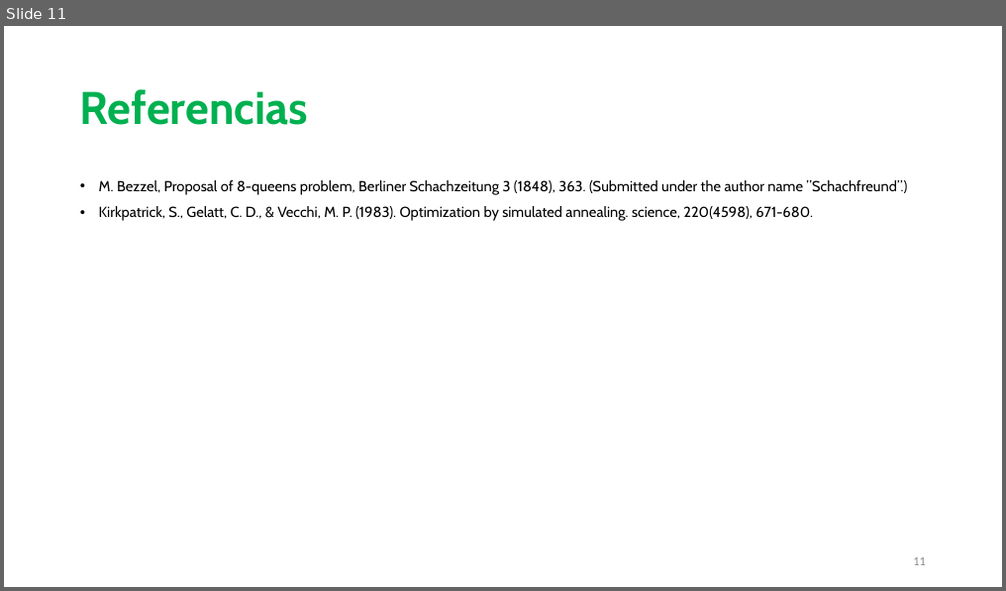
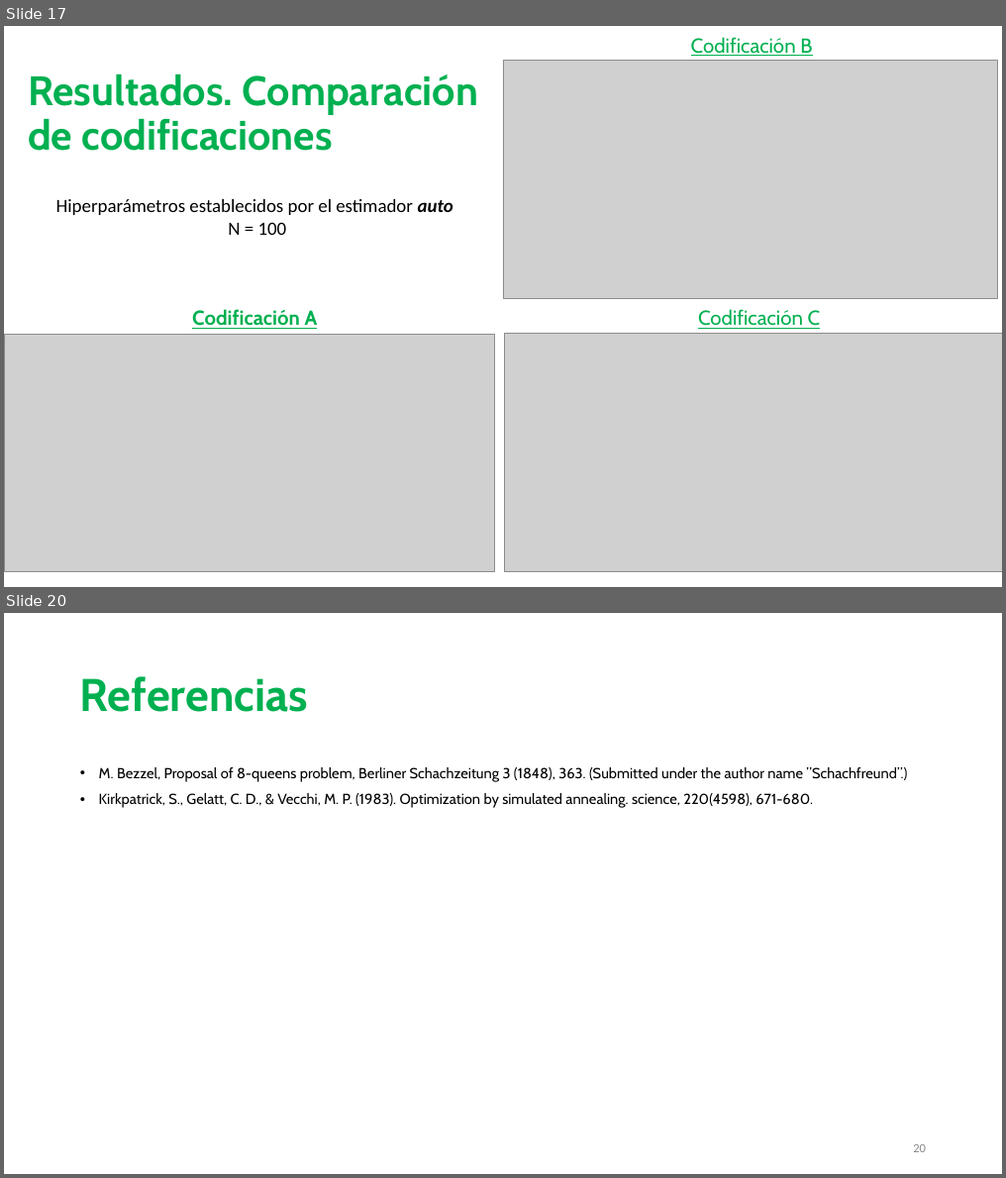
Before and after one commit to johacks/bibm, a slide deck: RS/RS_Presentacion.pptx. Shown one above the other, each under a label of ours: slide 11 before the commit, slides 17 and 20 after it; the slides between them are not shown. The pictures are 1006x591 and 1006x1178 pixels, drawn with LibreOffice and Linux fonts; fonts in the diff are those of the drawing; grey boxes stand for pictures. Boxes give left, top, right and bottom in pixels: in the first picture for what was removed or moved away, otherwise in the second. Text is boxed around its words. In the diff, an @@ line names an element or a change of style, - is before the commit and + after.

```diff
--- a/RS/RS_Presentacion.pptx
+++ b/RS/RS_Presentacion.pptx
@@ slide 17 added at [4, 26, 1002, 587], background #FFFFFF @@
@@ text added at [691, 37, 812, 56], 19.5 pt, text #00B050, underline @@
+Codificación B
@@ title added at [28, 74, 478, 151], 39.6 pt, text #00B050, bold @@
+Resultados. Comparación de codificaciones
@@ picture added at [503, 60, 998, 298] @@
@@ text added at [56, 199, 453, 235], 18 pt, text #000000 @@
+Hiperparámetros establecidos por el estimador auto
+N = 100
@@ text added at [192, 309, 318, 329], 19.5 pt, text #00B050, bold, underline @@
+Codificación A
@@ text added at [698, 309, 821, 329], 19.5 pt, text #00B050, underline @@
+Codificación C
@@ picture added at [5, 334, 494, 571] @@
@@ picture added at [505, 333, 1002, 571] @@
@@ what was slide 11 is now slide 20 @@
@@ page number at [913, 1145, 926, 1153]: text changed @@
-11
+20
```
Also in this commit, not shown: 2 slides changed, 9 other slides added, 1 slide removed.
